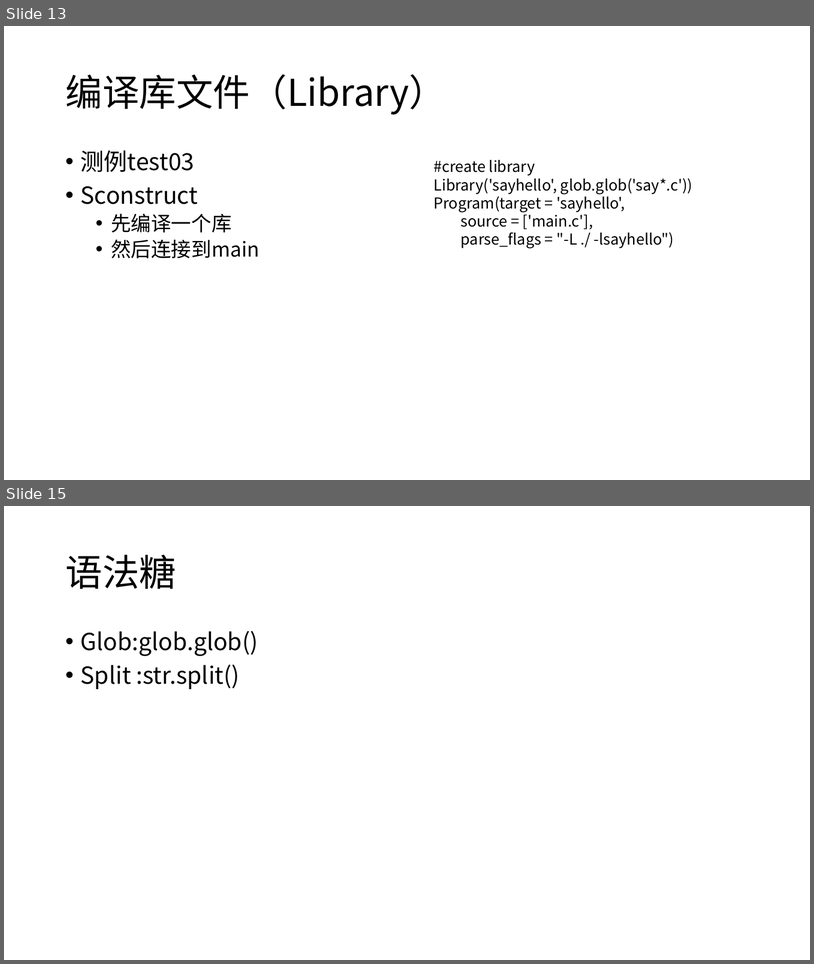
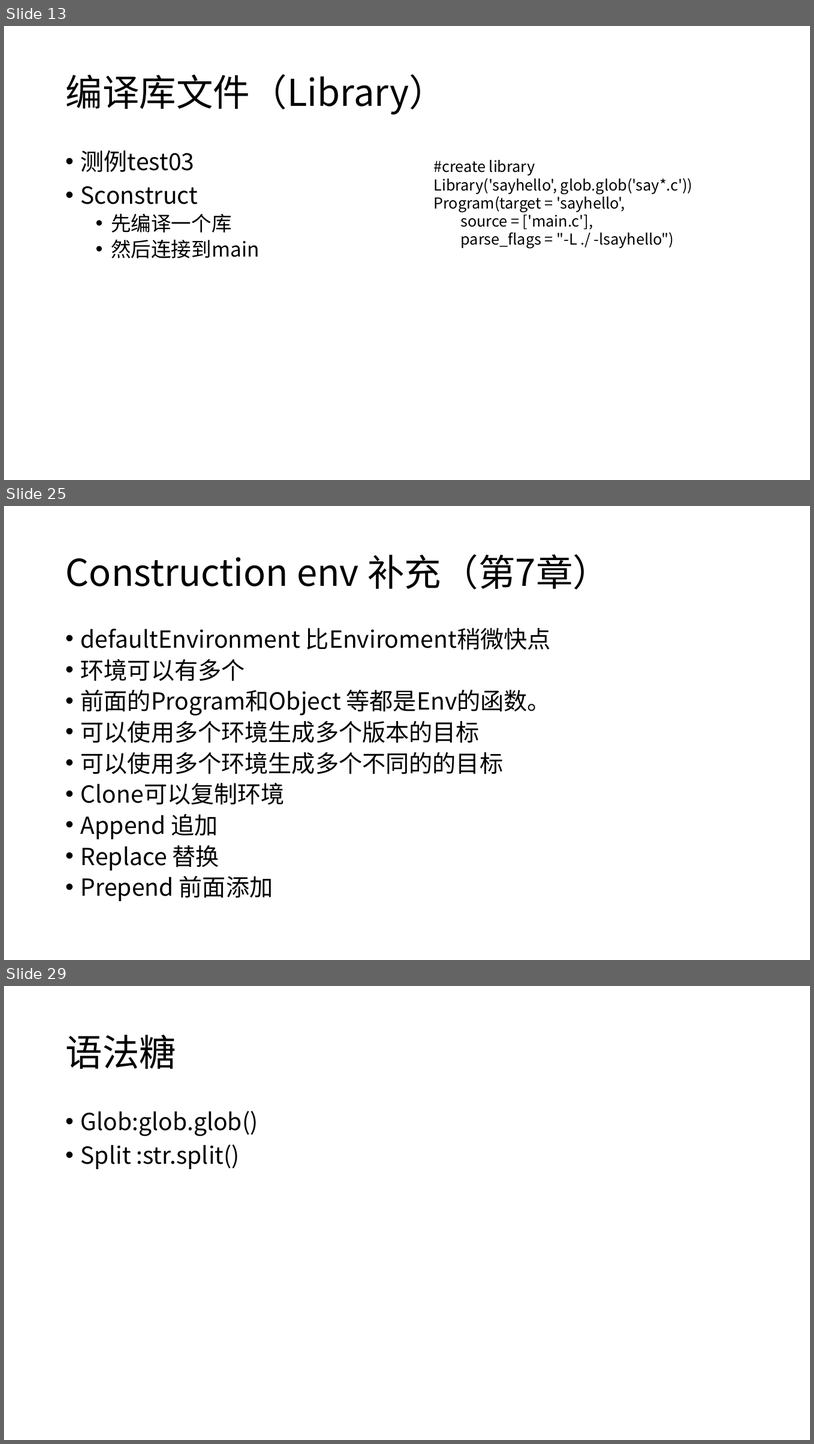
Before and after one commit to h8d9123/CSGamePhysicalEngine, a slide deck: example/learnscons/learnscons.pptx. Shown one above the other, each under a label of ours: slides 13 and 15 before the commit, slides 13, 25 and 29 after it; the slides between them are not shown. The pictures are 814x964 and 814x1444 pixels, drawn with LibreOffice and Linux fonts; fonts in the diff are those of the drawing. Boxes give left, top, right and bottom in pixels: in the first picture for what was removed or moved away, otherwise in the second. Text is boxed around its words. In the diff, an @@ line names an element or a change of style, - is before the commit and + after.

```diff
--- a/example/learnscons/learnscons.pptx
+++ b/example/learnscons/learnscons.pptx
@@ slide 25 added at [4, 506, 810, 960], background #FFFFFF @@
@@ title added at [65, 554, 610, 589], 44 pt, text #000000 @@
+Construction env 补充（第7章）
@@ text added at [81, 628, 551, 901], 28 pt, text #000000 @@
+• defaultEnvironment 比Enviroment稍微快点
+• 环境可以有多个
+• 前面的Program和Object 等都是Env的函数。
+• 可以使用多个环境生成多个版本的目标
+• 可以使用多个环境生成多个不同的的目标
+• Clone可以复制环境
+• Append 追加
+• Replace 替换
+• Prepend 前面添加
@@ what was slide 15 is now slide 29 @@
```
Also in this commit, not shown: 1 slide changed, 14 other slides added, 1 slide removed, 21 other files.
